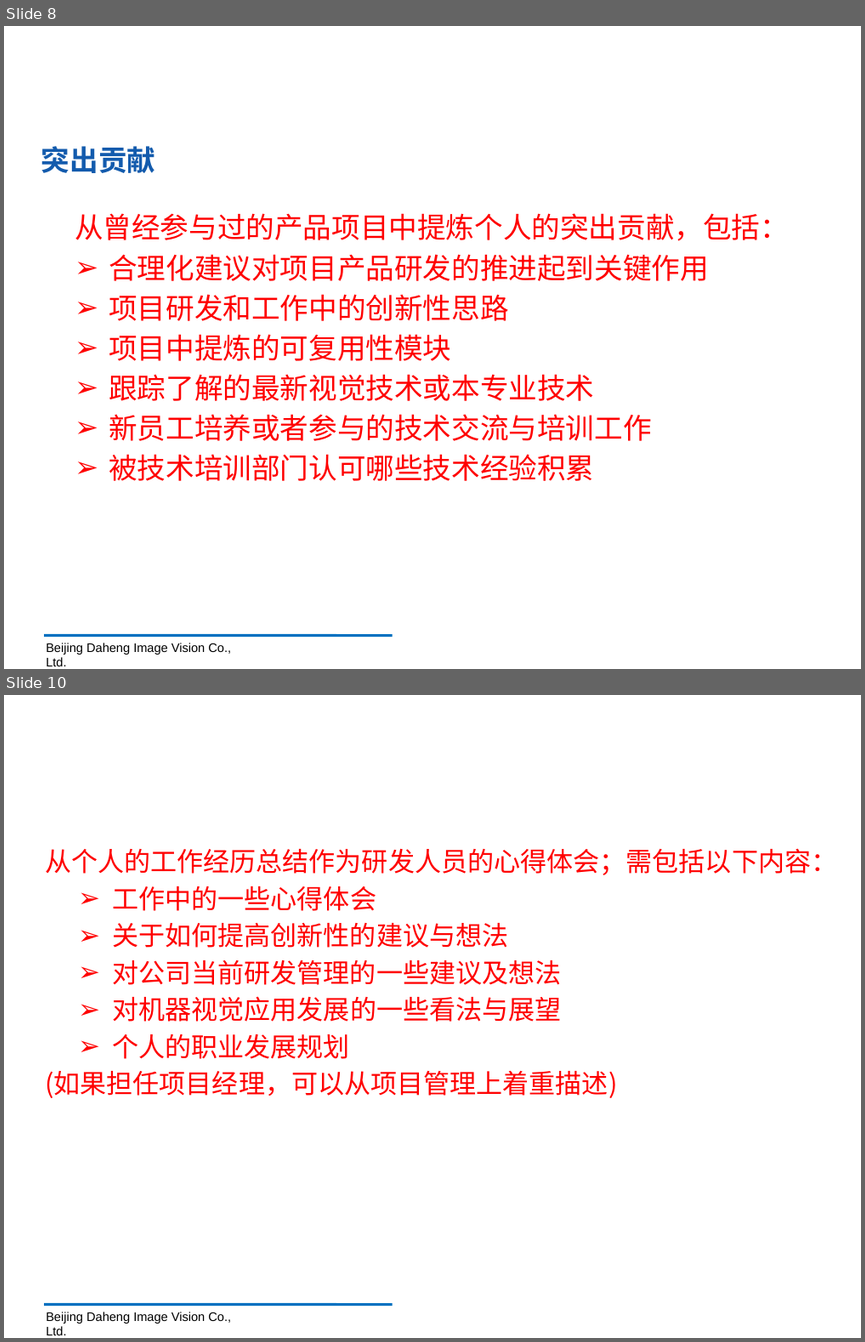
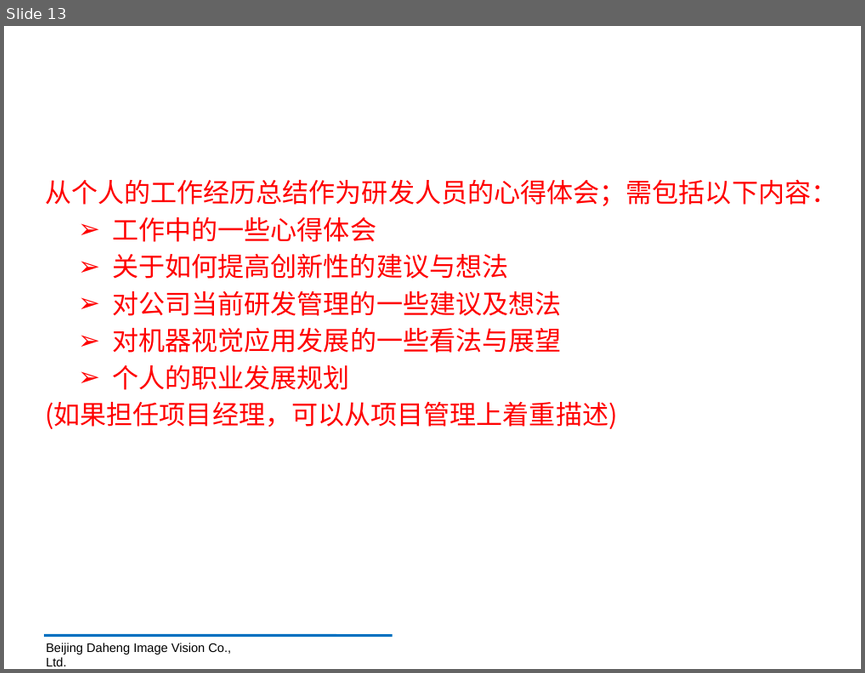
Before and after one commit to sabercc0805/daheng, a slide deck: 研发工程师述职报告PPT-张赵浩然-2018.pptx. Shown one above the other, each under a label of ours: slides 8 and 10 before the commit, slide 13 after it; the slides between them are not shown. The pictures are 865x1342 and 865x673 pixels, drawn with LibreOffice and Linux fonts; fonts in the diff are those of the drawing; background and template pictures are left out. Boxes give left, top, right and bottom in pixels: in the first picture for what was removed or moved away, otherwise in the second. Text is boxed around its words. In the diff, an @@ line names an element or a change of style, - is before the commit and + after.

```diff
--- a/研发工程师述职报告PPT-张赵浩然-2018.pptx
+++ b/研发工程师述职报告PPT-张赵浩然-2018.pptx
@@ slide 8 removed at (4, 26, 861, 669), background picture (left out) @@
@@ text removed at (53, 26, 825, 112) @@
-工作业绩
@@ text removed at (41, 146, 155, 173) @@
-突出贡献
@@ text removed at (75, 213, 789, 481) @@
-从曾经参与过的产品项目中提炼个人的突出贡献，包括：
-➢ 合理化建议对项目产品研发的推进起到关键作用
-➢ 项目研发和工作中的创新性思路
-➢ 项目中提炼的可复用性模块
-➢ 跟踪了解的最新视觉技术或本专业技术
-➢ 新员工培养或者参与的技术交流与培训工作
-➢ 被技术培训部门认可哪些技术经验积累
@@ line removed from (44, 635) to (392, 635) @@
@@ text removed at (46, 642, 231, 666) @@
-Beijing Daheng Image Vision Co., Ltd.
@@ what was slide 10 is now slide 13 @@
```
Also in this commit, not shown: 4 slides changed, 5 slides added, 1 other slide removed.
